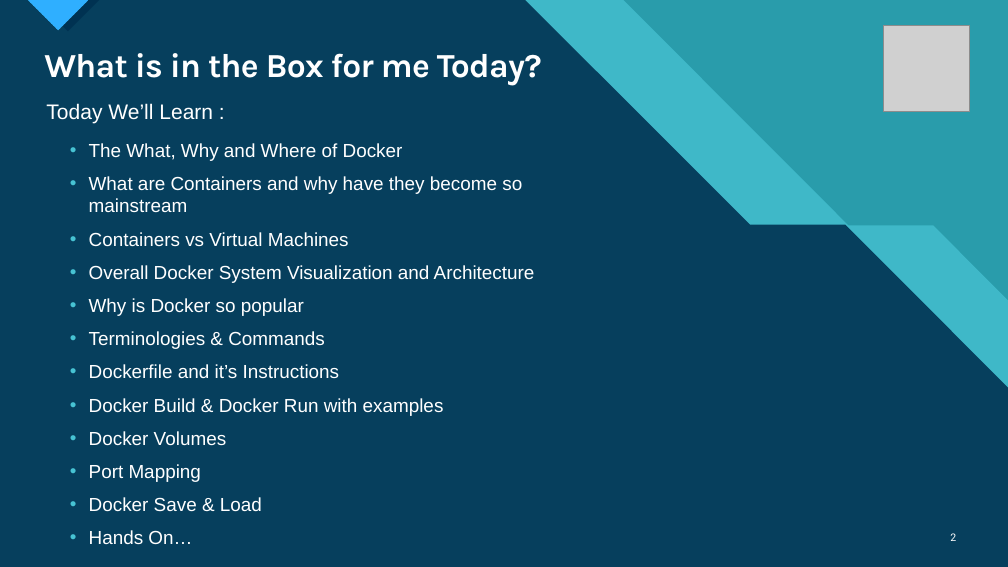
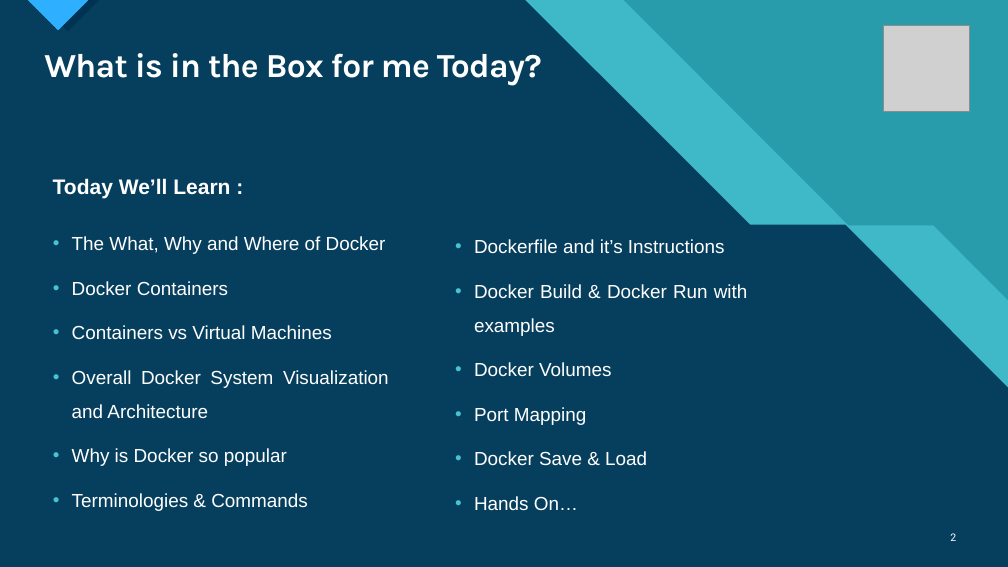
Before and after one commit to Singh-Karandeep/DockerTutorial, a slide deck: slide 2 of Docker for Beginners.pptx. Drawn at 1008x567 pixels with LibreOffice and Linux fonts; fonts in the diff are those of the drawing; grey boxes stand for pictures. Boxes give left, top, right and bottom in pixels: in the first picture for what was removed or moved away, otherwise in the second. Text is boxed around its words. In the diff, an @@ line names an element or a change of style, - is before the commit and + after.

```diff
--- a/Docker for Beginners.pptx
+++ b/Docker for Beginners.pptx
@@ text "Today We’ll Learn :": place and size @@
-text "Today We’ll Learn :" at [46, 103, 213, 124]
+text "Today We’ll Learn :" at [53, 178, 230, 198]
@@ text "Today We’ll Learn :" at [53, 178, 230, 198]: bold on @@
@@ text "The What, Why and Where ...": place and size @@
-text "The What, Why and Where ..." at [89, 143, 535, 512]
+text "The What, Why and Where ..." at [72, 236, 389, 466]
@@ text at [72, 236, 389, 466]: alignment left to justified; line spacing 1 to 1.5 @@
@@ text added at [474, 239, 748, 510], 18 pt, text #FFFFFF @@
+• Dockerfile and it’s Instructions
+• Docker Build & Docker Run with examples
+• Docker Volumes
+• Port Mapping
+• Docker Save & Load
+• Hands On…
@@ text at [72, 281, 228, 296]: text changed @@
-• What are Containers and why have they become so mainstream
+• Docker Containers
@@ text at [89, 364, 444, 512]: paragraphs removed @@
-• Dockerfile and it’s Instructions
-• Docker Build & Docker Run with examples
-• Docker Volumes
-• Port Mapping
-• Docker Save & Load
-• Hands On…
```
Also in this commit, not shown: 13 other slides changed, 1 slide added.
